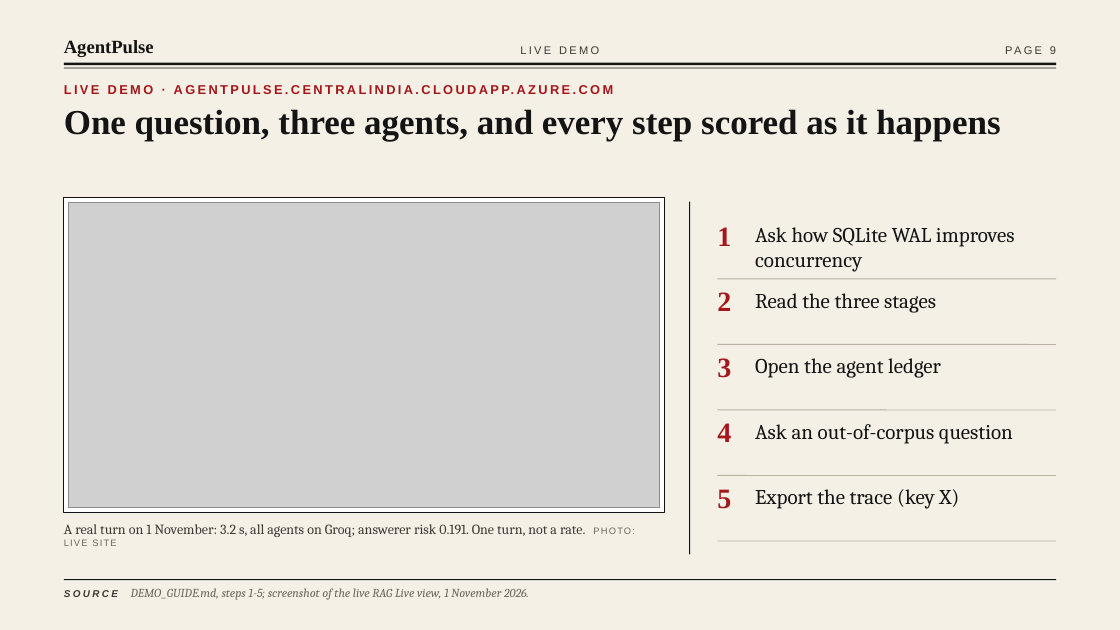
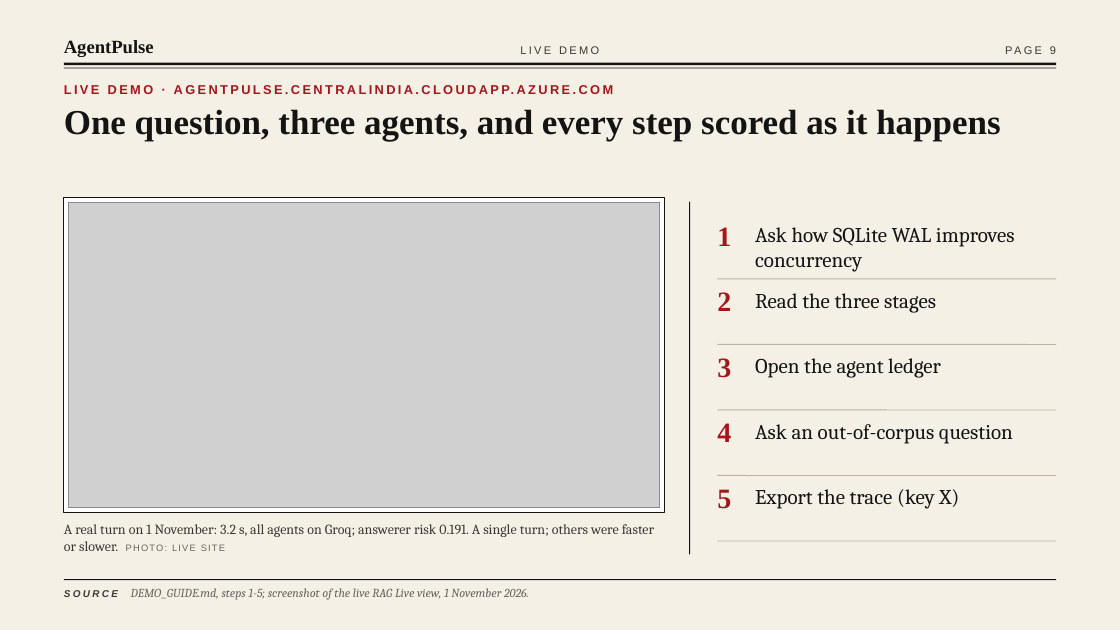
Before and after one commit to Soum-Code/agentpulse, a slide deck: slide 9 of presentation/viva/AgentPulse_Viva.pptx. Drawn at 1120x630 pixels with LibreOffice and Linux fonts; fonts in the diff are those of the drawing; grey boxes stand for pictures. Boxes give left, top, right and bottom in pixels: in the first picture for what was removed or moved away, otherwise in the second. Text is boxed around its words. In the diff, an @@ line names an element or a change of style, - is before the commit and + after.

Commit message:
Viva deck: plainer captions instead of three 'X, not Y' endings

```diff
--- a/presentation/viva/AgentPulse_Viva.pptx
+++ b/presentation/viva/AgentPulse_Viva.pptx
@@ text at [64,524,654,551]: text changed @@
-A real turn on 1 November: 3.2 s, all agents on Groq; answerer risk 0.191. One turn, not a rate. PHOTO: LIVE SITE
+A real turn on 1 November: 3.2 s, all agents on Groq; answerer risk 0.191. A single turn; others were faster or slower. PHOTO: LIVE SITE
```
Also in this commit, not shown: 2 other slides changed, 3 other files.
